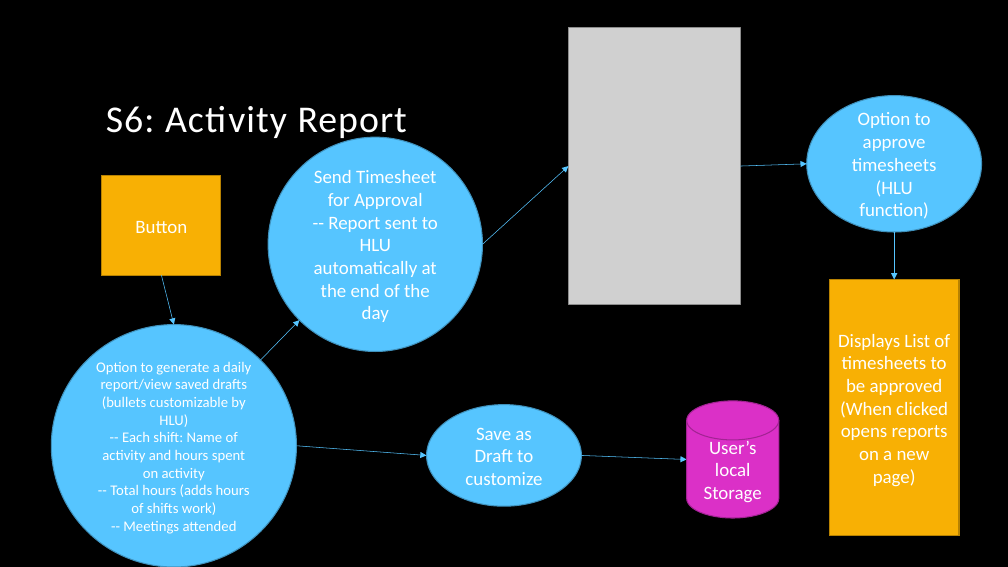
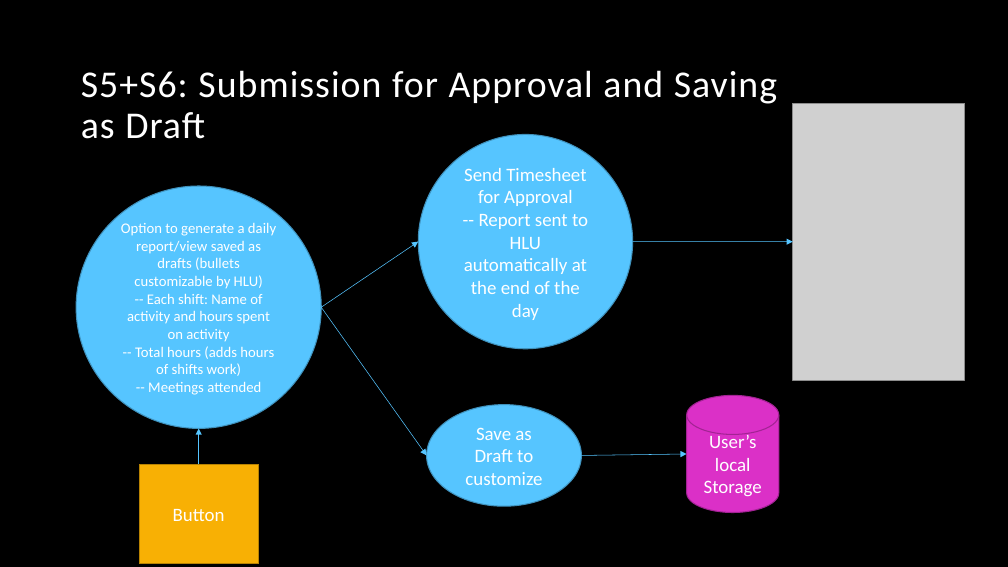
Before and after one commit to arnyboy101/InsemiTimeSheet, a slide deck: slide 6 of SubRoutine Diagrams/Time Tracker.pptx (slide 7 before the commit). Drawn at 1008x567 pixels with LibreOffice and Linux fonts; fonts in the diff are those of the drawing; grey boxes stand for pictures; background and template pictures are left out. Boxes give left, top, right and bottom in pixels: in the first picture for what was removed or moved away, otherwise in the second. Text is boxed around its words. In the diff, an @@ line names an element or a change of style, - is before the commit and + after.

Commit message:
Edited functions

```diff
--- a/SubRoutine Diagrams/Time Tracker.pptx
+++ b/SubRoutine Diagrams/Time Tracker.pptx
@@ title at box(81, 70, 777, 139): text changed @@
-S6: Activity Report
+S5+S6: Submission for Approval and Saving as Draft
@@ picture: place and size @@
-picture at box(569, 27, 740, 304)
+picture at box(792, 104, 964, 380)
@@ ellipse removed at box(807, 95, 982, 231) @@
-Option to approve timesheets (HLU function)
@@ ellipse "Send Timesheet for Approval": place and size @@
-ellipse "Send Timesheet for Approval" at box(268, 137, 482, 351)
+ellipse "Send Timesheet for Approval" at box(418, 135, 632, 349)
@@ arrow removed from (740, 166) to (807, 164) @@
@@ ellipse "Option to generate a daily ...": place and size @@
-ellipse "Option to generate a daily ..." at box(51, 324, 296, 567)
+ellipse "Option to generate a daily ..." at box(76, 186, 321, 429)
@@ text in ellipse at box(121, 223, 276, 288): text changed @@
-Option to generate a daily report/view saved drafts (bullets customizable by HLU)
+Option to generate a daily report/view saved as drafts (bullets customizable by HLU)
@@ arrow removed from (894, 232) to (894, 280) @@
@@ arrow moved from (261, 360) - (299, 320) to (321, 307) - (418, 242) @@
@@ arrow moved from (482, 244) - (569, 166) to (633, 242) - (792, 242) @@
@@ rectangle removed at box(830, 280, 959, 536) @@
-Displays List of timesheets to be approved
-(When clicked opens reports on a new page)
@@ arrow moved from (296, 446) - (426, 455) to (321, 307) - (426, 455) @@
@@ cylinder "User’s local Storage": place and size @@
-cylinder "User’s local Storage" at box(687, 401, 779, 518)
+cylinder "User’s local Storage" at box(687, 395, 779, 513)
@@ arrow moved from (161, 275) - (174, 324) to (199, 464) - (199, 429) @@
@@ rectangle "Button": place and size @@
-rectangle "Button" at box(102, 175, 221, 275)
+rectangle "Button" at box(139, 464, 258, 564)
@@ arrow moved from (582, 455) - (687, 460) to (582, 455) - (687, 454) @@
```
Also in this commit, not shown: 5 other slides changed.
